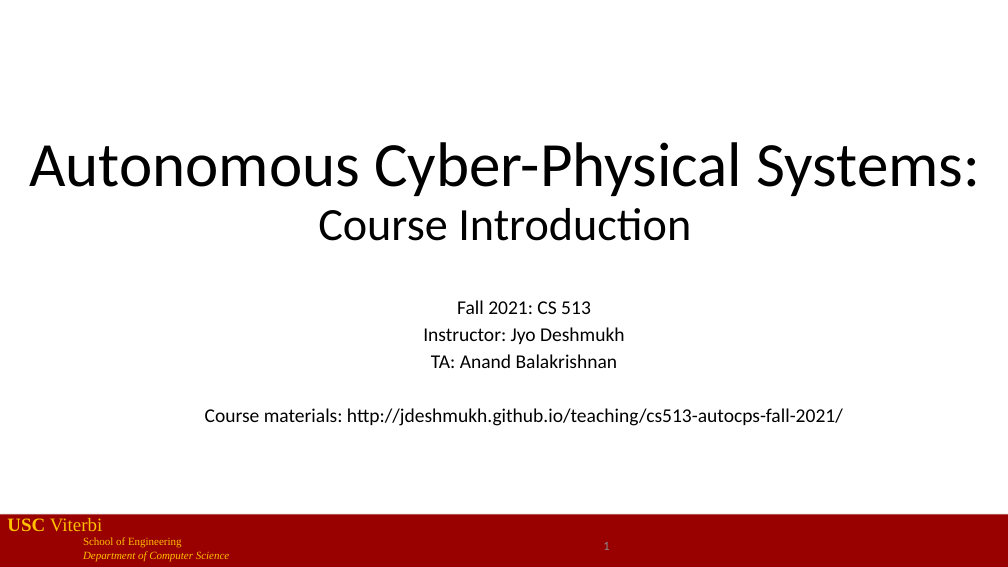
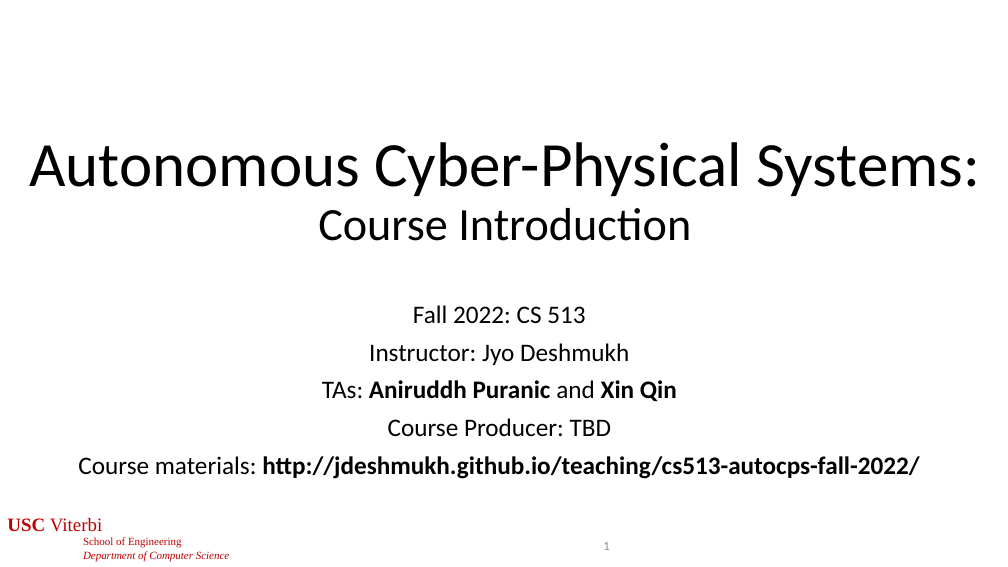
Before and after one commit to jdeshmukh/jdeshmukh.github.io, a slide deck: slide 1 of teaching/cs513slides/lecture0-Course-Intro.pptx. Drawn at 1008x567 pixels with LibreOffice and Linux fonts; fonts in the diff are those of the drawing. Boxes give left, top, right and bottom in pixels: in the first picture for what was removed or moved away, otherwise in the second. Text is boxed around its words. In the diff, an @@ line names an element or a change of style, - is before the commit and + after.

```diff
--- a/teaching/cs513slides/lecture0-Course-Intro.pptx
+++ b/teaching/cs513slides/lecture0-Course-Intro.pptx
@@ subtitle "Fall 2022: CS 513": place and size @@
-subtitle "Fall 2022: CS 513" at bbox=[205, 300, 843, 426]
+subtitle "Fall 2022: CS 513" at bbox=[78, 305, 919, 479]
@@ subtitle at bbox=[413, 305, 585, 323]: text changed; size 18.6 to 24 pt @@
-Fall 2021: CS 513
+Fall 2022: CS 513
@@ subtitle at bbox=[369, 343, 629, 365]: size 18.6 to 24 pt in "Instructor: Jyo Deshmukh"; line spacing 0.7 to 0.9 @@
@@ subtitle at bbox=[78, 380, 919, 479]: text changed; size 18.6 to 24 pt; bold on @@
-TA: Anand Balakrishnan
-Course materials: http://jdeshmukh.github.io/teaching/cs513-autocps-fall-2021/
+TAs: Aniruddh Puranic and Xin Qin
+Course Producer: TBD
+Course materials: http://jdeshmukh.github.io/teaching/cs513-autocps-fall-2022/
@@ text "USC Viterbi" at bbox=[7, 518, 229, 561]: text colour #FFC000 to #C00000 @@
@@ rectangle removed at bbox=[0, 515, 1008, 567] @@
```
Also in this commit, not shown: 19 other slides changed, 3 other files.
